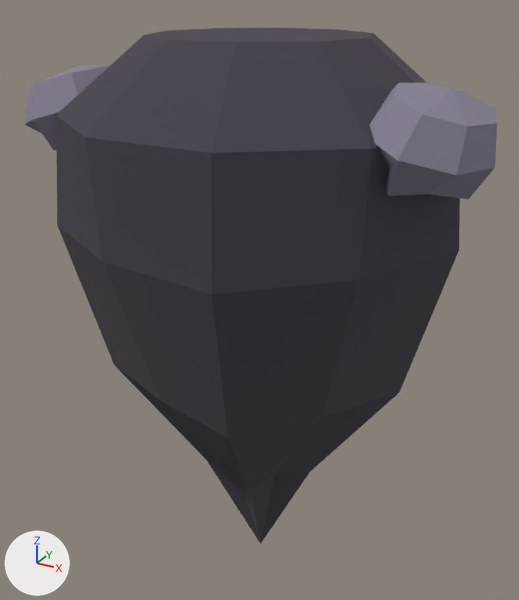
One commit to the glTF model assets/enemies/wraith.glb: the scene before it, then after it.
Both versions are drawn from a camera (50 mm lens) standing at (0.637, -1.113, 0.459) and looking at (-0.013, 0.069, -0.132). The lights are fixed; the arrows at lower left show +X, +Y and +Z. The first picture is the older version. Vertices at exactly the same position are counted once.

In view in the first picture: 'PauldronL', 'PauldronR', 'Torso'.
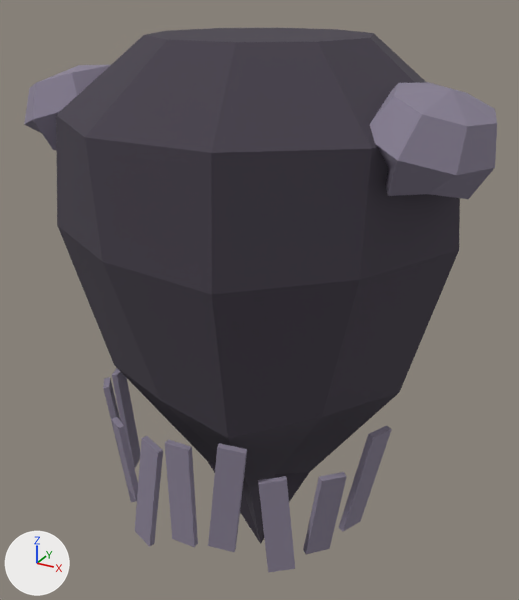
Edits to the bpy script that builds the scene:
```text
Change me_torso:
    used by ob_torso; location = (0.0, 0.0, 0.0)
    remove me_torso.from_pydata(...)  # 51 vertices, 98 faces; spans x -0.36..0.38, y -0.311..0.411, z -0.75..0.38
    add me_torso.from_pydata(...)  # 123 vertices, 206 faces; spans x -0.36..0.38, y -0.311..0.411, z -0.75..0.38
    me_torso part 1
    72 vertices are added at x -0.308..0.317, y -0.256..-0.033, z -0.562..-0.264
    108 new faces join them, mat_tint_rag (grey #898195)
    add me_torso.materials.append(mat_tint_rag)  # grey #898195
```

Changed parts and their boxes [x1, y1, x2, y2] in the pictures (519 x 600 px):
'Torso', reshaped: before [56, 28, 460, 544]; after [56, 28, 460, 573]
part 1 of me_torso, added: after [103, 368, 392, 573]
